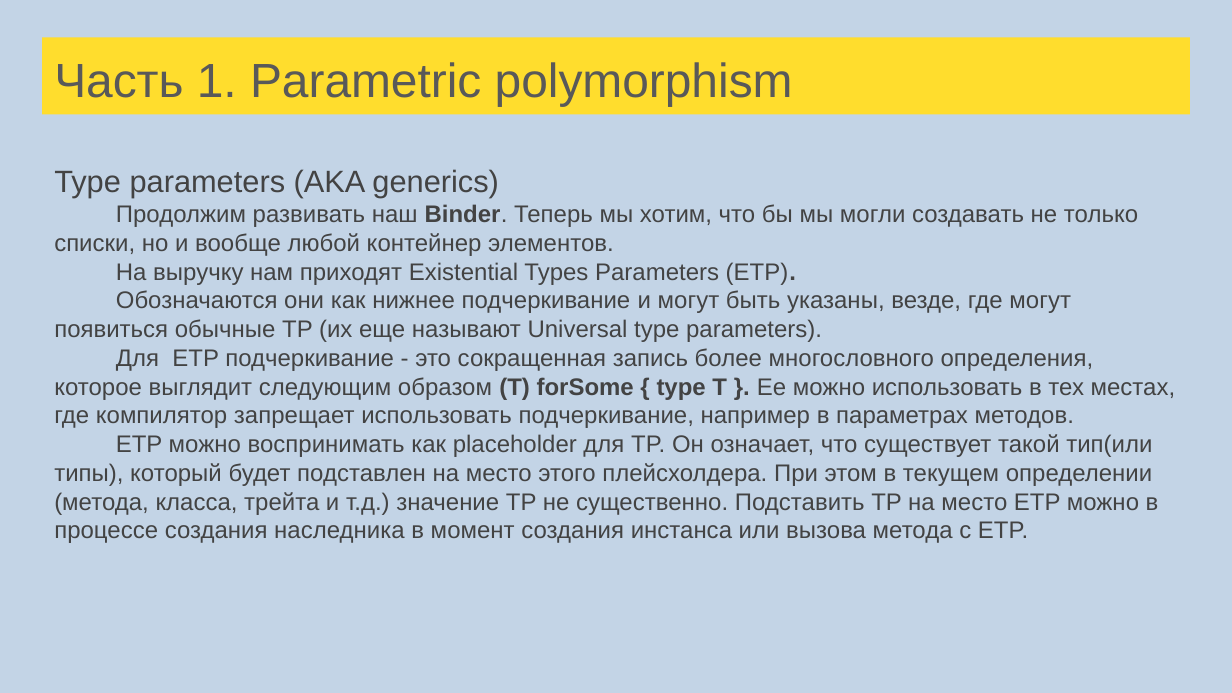
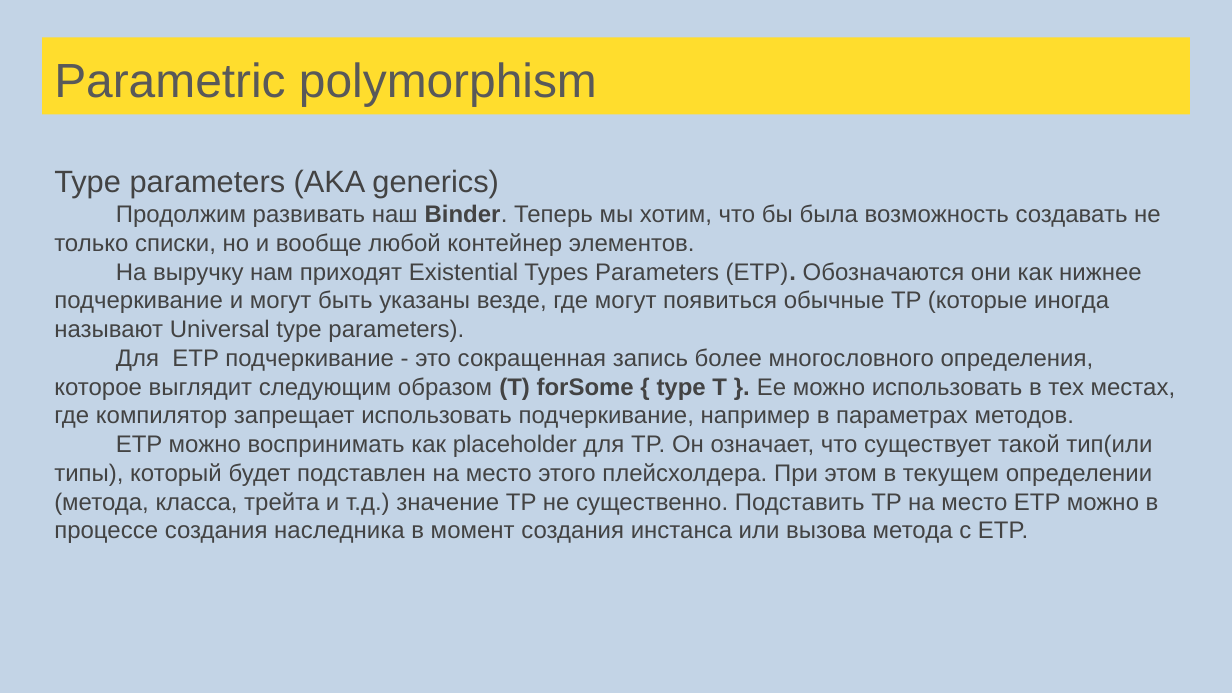
Before and after one commit to sergeypopov83/scala-school, a slide deck: slide 119 of src/main/resources/Лекции Scala для FinTech.pptx. Drawn at 1232x693 pixels with LibreOffice and Linux fonts; fonts in the diff are those of the drawing. Boxes give left, top, right and bottom in pixels: in the first picture for what was removed or moved away, otherwise in the second. Text is boxed around its words. In the diff, an @@ line names an element or a change of style, - is before the commit and + after.

```diff
--- a/src/main/resources/Лекции Scala для FinTech.pptx
+++ b/src/main/resources/Лекции Scala для FinTech.pptx
@@ title at <box>54,62,597,106</box>: text changed @@
-Часть 1. Parametric polymorphism
+Parametric polymorphism
@@ text at <box>54,204,1161,342</box>: text changed @@
-Продолжим развивать наш Binder. Теперь мы хотим, что бы мы могли создавать не только списки, но и вообще любой контейнер элементов.
-На выручку нам приходят Existential Types Parameters (ETP).
-Обозначаются они как нижнее подчеркивание и могут быть указаны, везде, где могут появиться обычные TP (их еще называют Universal type parameters).
+Продолжим развивать наш Binder. Теперь мы хотим, что бы была возможность создавать не только списки, но и вообще любой контейнер элементов.
+На выручку нам приходят Existential Types Parameters (ETP). Обозначаются они как нижнее подчеркивание и могут быть указаны везде, где могут появиться обычные TP (которые иногда называют Universal type parameters).
```
Also in this commit, not shown: 121 other slides changed, 5 slides added, 5 slides removed, 58 other files.
